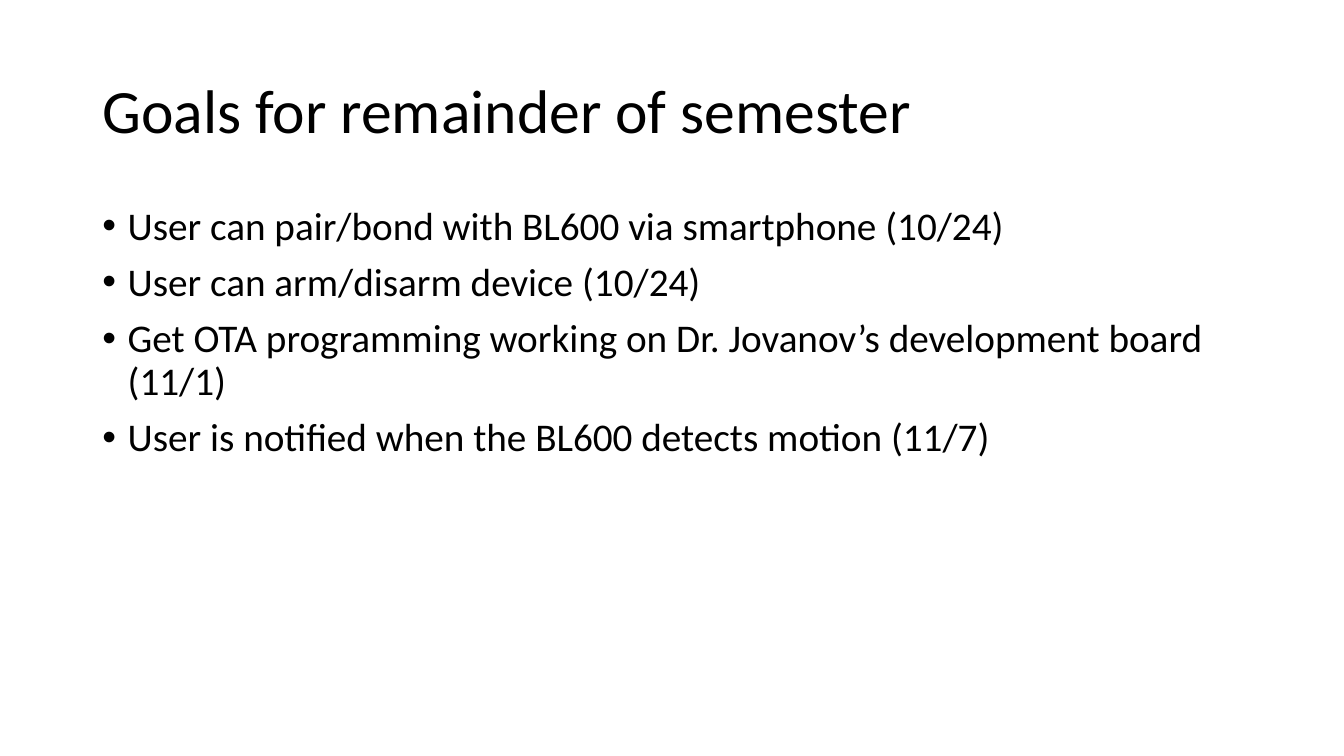
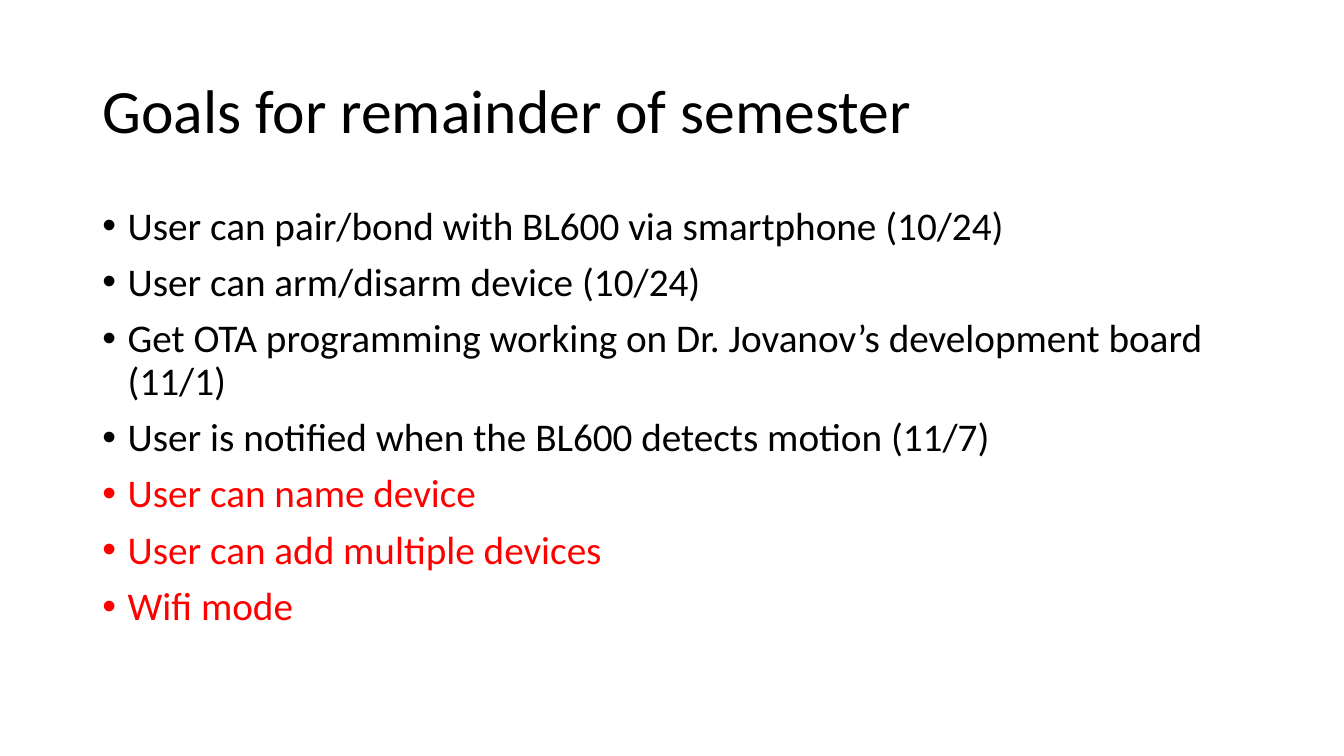
Before and after one commit to jbw3/CPE621Project, a slide deck: slide 13 of docs/AMDeSS_MidtermProgressReport.pptx. Drawn at 1344x756 pixels with LibreOffice and Linux fonts; fonts in the diff are those of the drawing. Boxes give left, top, right and bottom in pixels: in the first picture for what was removed or moved away, otherwise in the second. Text is boxed around its words. In the diff, an @@ line names an element or a change of style, - is before the commit and + after.

```diff
--- a/docs/AMDeSS_MidtermProgressReport.pptx
+++ b/docs/AMDeSS_MidtermProgressReport.pptx
@@ text at <box>128,479,602,621</box>: paragraphs added @@
+• User can name device
+• User can add multiple devices
+• Wifi mode
```
Also in this commit, not shown: 1 slide added.
